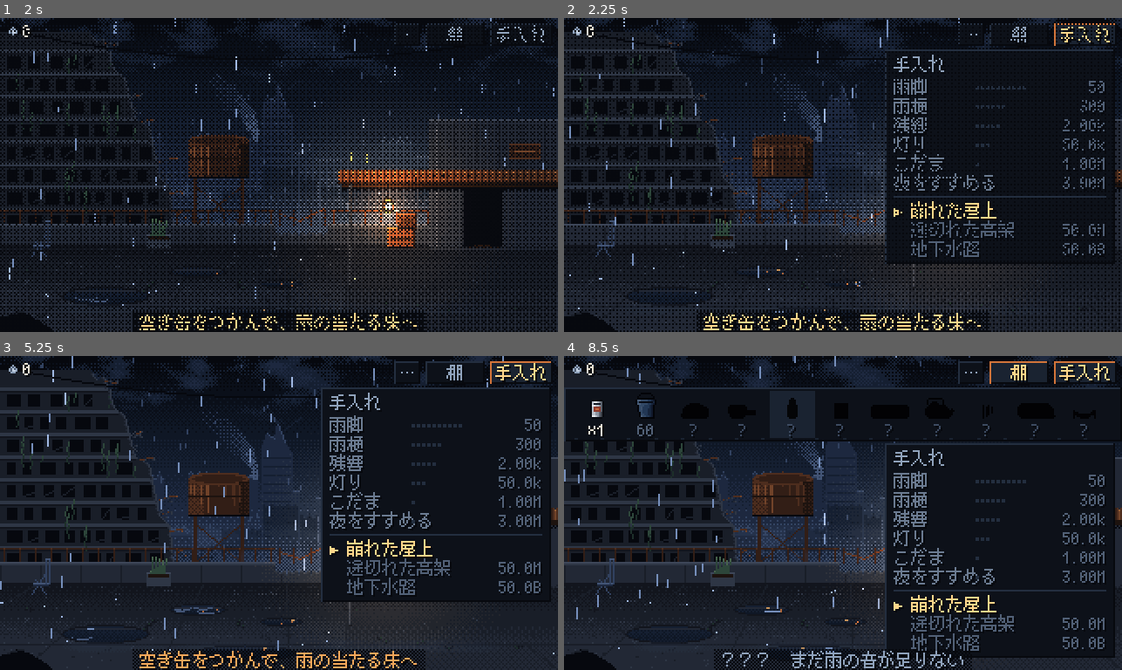
Above: before the commit, frames 1-4 (two rows, left to right).
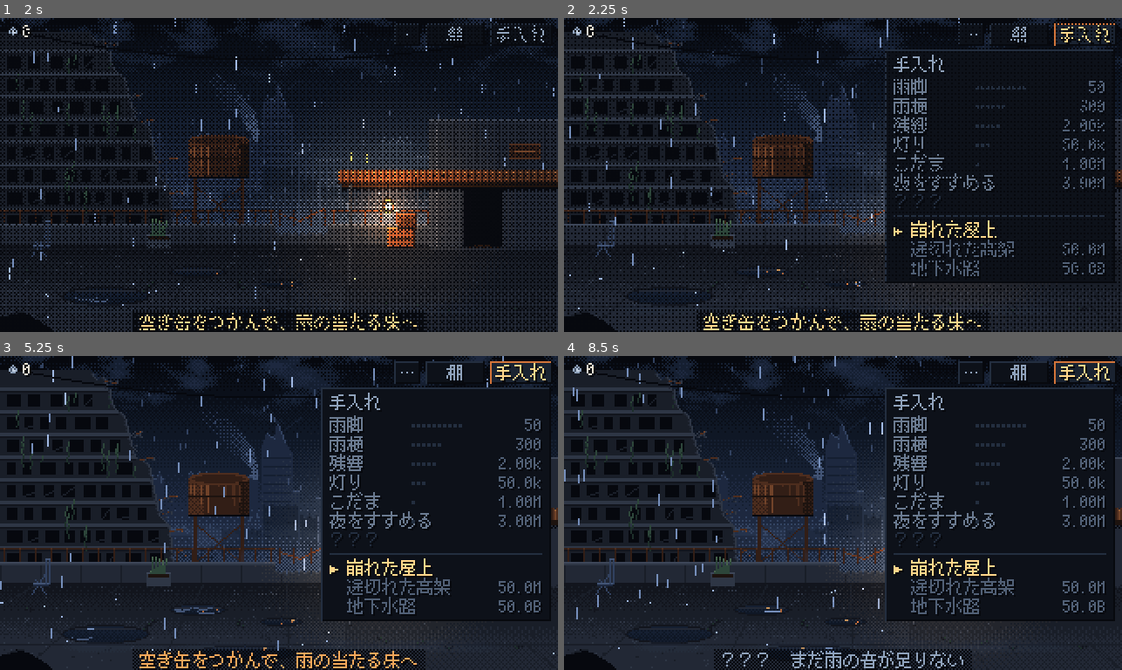
Above: after the commit, the same moments.

Repository: Tatsubooom/rainpans
Game: Godot game, scene res://src/main.tscn
The game is run twice, just before and just after one commit, with the same random seed, the same clock (stepped at 60 frames per second) and the same inputs.
Inputs (mouse positions are in pixels of both pictures, inside the frame that each line leads up to):
- Up to frame 1 (2 s): tap Enter at 0.5 s; move the mouse to (401, 159) at 0.52 s; hold D 0.53-1.25 s; tap Tab at 0.6 s; click (401, 159) at 0.67 s; tap B at 0.8 s; drag from (167, 190) to (251, 237) at 1.27 s
- Up to frame 2 (2.25 s): move the mouse to (898, 105) at 2.02 s; hold D from 2.03 s (still down); tap U at 2.1 s; click (898, 105) at 2.17 s
- Up to frame 3 (5.25 s): tap E at 2.3 s; release D at 2.75 s; drag from (251, 575) to (111, 465) at 2.77 s; move the mouse to (446, 560) at 3.52 s; hold A 3.53-4.25 s; tap Tab at 3.6 s; click (446, 560) at 3.67 s; tap B at 3.8 s; drag from (111, 465) to (195, 434) at 4.27 s; move the mouse to (306, 513) at 5.02 s; hold S from 5.03 s (still down); tap U at 5.1 s; click (306, 513) at 5.17 s
- Up to frame 4 (8.5 s): tap E at 5.3, 8.3 s; release S at 5.75 s; drag from (759, 434) to (731, 528) at 5.77 s; move the mouse to (965, 497) at 6.52 s; hold D 6.53-7.25 s; tap F at 6.6 s; click (965, 497) at 6.67 s; tap B at 6.8 s; drag from (843, 415) to (815, 575) at 7.27 s; move the mouse to (898, 443) at 8.02 s; hold S from 8.03 s (still down); tap H at 8.1 s; click (898, 443) at 8.17 s

Frame 1 is identical in both runs. In frame 2, 2.6% of the frame differs, in the area x 57-99%, y 56-85%; in frame 3, 3.1%; in frame 4, 10%, in the area x 0-100%, y 1-97%.

Commit message:
雨上がり ending; mutually exclusive panels
- New final upgrade 雨上がりを待つ (after reaching the canal): the rain
  thins and stops, dawn comes up, a quiet title card, then the rain comes
  back and play continues. Adds its own 雨の手帳 line.
- Shelf and 手入れ panels no longer overlap: opening one closes the other
- --speed and --ending debug flags

Co-Authored-By: Claude Opus 5.5 <noreply@anthropic.com>
Claude-Session: https://claude.ai/code/session_01M7oSE8hXtKqED1R5wCUNDn

Diff:
--- a/src/autoload/game.gd
+++ b/src/autoload/game.gd
@@ -40,6 +40,11 @@
 		"name": "夜をすすめる",
 		"desc": "時間が流れはじめる。夕暮れから夜明けまで。",
 		"base": 3.0e6, "growth": 1.0, "max": 1,
+	},
+	"wait": {
+		"name": "雨上がりを待つ",
+		"desc": "いちばん深い場所で、雨がやむのを待つ。",
+		"base": 2.0e13, "growth": 1.0, "max": 1, "requires": "canal",
 	},
 }
 
@@ -142,8 +147,13 @@
 	return u.base * pow(u.growth, level(id))
 
 
+func upgrade_available(id: String) -> bool:
+	var req: String = UPGRADES[id].get("requires", "")
+	return req == "" or req in areas_open
+
+
 func can_upgrade(id: String) -> bool:
-	return level(id) < UPGRADES[id].max and resonance >= upgrade_cost(id)
+	return upgrade_available(id) and level(id) < UPGRADES[id].max and resonance >= upgrade_cost(id)
 
 
 func buy_upgrade(id: String) -> bool:
@@ -241,8 +251,12 @@
 
 
 ## Rain intensity in drops/sec for the main (collidable) layer.
+## `rain_scale` lets the ending let the rain die away.
+var rain_scale := 1.0
+
+
 func rain_rate() -> float:
-	return 110.0 * pow(1.12, level("rain"))
+	return 110.0 * pow(1.12, level("rain")) * rain_scale
 
 
 ## 0..1 used by visuals/audio to pick drizzle..downpour looks.
--- a/src/data/journal.gd
+++ b/src/data/journal.gd
@@ -23,6 +23,7 @@
 	["tarp", "いちばん低い音を敷くと、ほかの音が浮かんで聞こえた。"],
 	["dawn", "雨のまま、朝が来た。"],
 	["all", "集めた音はどこにも残らない。だから、ずっと聴いていられる。"],
+	["ending", "雨上がりを、一度だけ見た。"],
 ]
 
 
--- /dev/null
+++ b/src/ending.gd
@@ -0,0 +1,83 @@
+class_name Ending
+extends Node
+## 雨上がり: the rain thins out and stops, dawn comes up, a quiet title card,
+## and after a while the rain returns and play goes on.
+
+var stage: Stage
+var hud: Hud
+var _t := 0.0
+var _card: Control
+var _said := {}
+
+const RAIN_OUT := 45.0 # seconds for the rain to die away
+const STILL := 40.0 # silence after
+const BACK := 20.0 # rain coming back
+
+
+func _ready() -> void:
+	_card = Control.new()
+	_card.size = Vector2(320, 180)
+	_card.mouse_filter = Control.MOUSE_FILTER_IGNORE
+	_card.texture_repeat = CanvasItem.TEXTURE_REPEAT_ENABLED
+	_card.draw.connect(_draw_card)
+	hud.root.add_child(_card)
+
+
+func _say(key: String, text: String, journal := false) -> void:
+	if _said.has(key):
+		return
+	_said[key] = true
+	if journal:
+		hud.journal_line(text)
+	else:
+		hud.toast(text)
+
+
+func _process(delta: float) -> void:
+	_t += delta
+	if _t < RAIN_OUT:
+		var k := 1.0 - _t / RAIN_OUT
+		Game.rain_scale = k * k
+		Game.debug_phase = lerpf(0.55, 0.8, _t / RAIN_OUT)
+		if _t > 4.0:
+			_say("a", "雨脚が、少しずつ弱くなっていく。", true)
+	elif _t < RAIN_OUT + STILL:
+		Game.rain_scale = 0.0
+		hud.top.visible = _t < RAIN_OUT + 4.0
+		Game.debug_phase = lerpf(0.8, 0.86, (_t - RAIN_OUT) / STILL)
+		_say("b", "雨が、やんだ。", true)
+	elif _t < RAIN_OUT + STILL + BACK:
+		hud.top.visible = true
+		var k := (_t - RAIN_OUT - STILL) / BACK
+		Game.rain_scale = k * k
+		_say("c", "……また、雨の音がする。", true)
+	else:
+		Game.rain_scale = 1.0
+		Game.debug_phase = -1.0
+		if not "ending" in Game.journal:
+			Game.journal.append("ending")
+		Game.save_game()
+		_card.queue_free()
+		queue_free()
+		return
+	stage.apply_upgrades()
+	_card.queue_redraw()
+
+
+func _draw_card() -> void:
+	# The title card fades in during the silence and out as the rain returns.
+	var s := _t - RAIN_OUT - 6.0
+	if s < 0.0 or s > STILL + 6.0:
+		return
+	var a := clampf(s / 4.0, 0.0, 1.0) * clampf((STILL + 6.0 - s) / 6.0, 0.0, 1.0)
+	var tones := [Pal.NIGHT2, Pal.FOG0, Pal.FOG1, Pal.RAIN_HI]
+	var col: Color = tones[mini(3, int(a * 3.99))]
+	var lines := ["Rainpans", "", "おしまい", "最後まで聴いてくれて、ありがとう。"]
+	if a > 0.3:
+		UiKit.dither_strip(_card, Rect2(60, 56, 200, 4 * 13 + 10), Pal.INK)
+	var y := 62
+	for line in lines:
+		if line != "":
+			var w := UiKit.text_width(line)
+			UiKit.text(_card, Vector2(floorf((320 - w) / 2.0), y), line, col, a > 0.5)
+		y += 13
--- a/src/main.gd
+++ b/src/main.gd
@@ -46,9 +46,16 @@
 	hud.drag_requested.connect(stage.begin_shelf_drag)
 	hud.travel.connect(_travel)
 	stage.drum_struck.connect(_on_struck)
+	Game.unlocked.connect(func(what: String):
+		if what == "upgrade:wait":
+			start_ending())
 
 	if not (_args.has("shot") or _args.has("scenario")) or _args.has("intro"):
 		add_child(Intro.new())
+	if _args.has("speed"):
+		Engine.time_scale = float(_args.speed)
+	if _args.has("ending"):
+		start_ending()
 	if _args.has("crow"):
 		stage.critters.debug_sit()
 	if _args.has("settings"):
@@ -62,6 +69,16 @@
 	Synth.warm(Game.owned.keys())
 	if _args.has("scenario"):
 		Scenarios.run(self, _args.scenario)
+
+
+func start_ending() -> void:
+	if get_node_or_null("Ending") != null:
+		return
+	var e := Ending.new()
+	e.name = "Ending"
+	e.stage = stage
+	e.hud = hud
+	add_child(e)
 
 
 func _travel(area_id: String) -> void:
@@ -113,7 +130,7 @@
 func _process(delta: float) -> void:
 	_frame += 1
 	_journal_t += delta
-	if _journal_t > 2.0:
+	if _journal_t > 2.0 and get_node_or_null("Ending") == null:
 		_journal_t = 0.0
 		for id in Journal.reached(Game.hits_total):
 			if not id in Game.journal and not id in _journal_queue:
@@ -126,5 +143,5 @@
 	if _args.has("shot") and _frame == int(_args.get("frames", "90")):
 		var img := get_viewport().get_texture().get_image()
 		img.save_png(_args.shot)
-		print("shot saved: ", _args.shot, " res=", Game.resonance, " hits=", hits, " fps=", Engine.get_frames_per_second())
+		print("shot saved: ", _args.shot, " res=", Game.resonance, " hits=", hits, " fps=", Engine.get_frames_per_second(), " t=", Game.play_time)
 		get_tree().quit()
--- a/src/ui/hud.gd
+++ b/src/ui/hud.gd
@@ -60,6 +60,8 @@
 
 func toggle_shelf() -> void:
 	shelf.visible = not shelf.visible
+	if shelf.visible:
+		upgrades.visible = false
 	_layout()
 	_tutorial()
 
@@ -122,6 +124,8 @@
 
 func toggle_upgrades() -> void:
 	upgrades.visible = not upgrades.visible
+	if upgrades.visible:
+		shelf.visible = false
 	_layout()
 
 
@@ -130,7 +134,7 @@
 	top.upgrades_open = upgrades.visible
 	top.queue_redraw()
 	info_line.position = Vector2(0, 168)
-	upgrades.position = Vector2(320 - 136, (18 + Shelf.HEIGHT + 1) if shelf.visible else 18)
+	upgrades.position = Vector2(320 - 136, 18)
 	if stage:
 		stage.shelf_rect = Rect2(shelf.position, shelf.size) if shelf.visible else Rect2()
 
--- a/src/ui/upgrades_panel.gd
+++ b/src/ui/upgrades_panel.gd
@@ -7,7 +7,7 @@
 
 const ROW_H := 11
 const SEP_H := 5
-const ORDER := ["rain", "drip", "reverb", "lamp", "echo", "time"]
+const ORDER := ["rain", "drip", "reverb", "lamp", "echo", "time", "wait"]
 
 var _hover := -1
 
@@ -86,6 +86,8 @@
 	match row.kind:
 		"up":
 			var u: Dictionary = Game.UPGRADES[row.id]
+			if not Game.upgrade_available(row.id):
+				return "？？？　もっと深い場所で"
 			if Game.level(row.id) >= u.max:
 				return "%s　%s　（これ以上はない）" % [u.name, u.desc]
 			return "%s　%s　響き %s" % [u.name, u.desc, Game.fmt(Game.upgrade_cost(row.id))]
@@ -117,6 +119,9 @@
 				var maxed: bool = lv >= u.max
 				var cost := Game.upgrade_cost(row.id)
 				var name_col := Pal.BONE if lv > 0 else Pal.FOG2
+				if not Game.upgrade_available(row.id):
+					UiKit.text(self, Vector2(5, y), "？？？", Pal.NIGHT3)
+					continue
 				UiKit.text(self, Vector2(5, y), u.name, name_col)
 				# Level pips.
 				var pips: int = mini(u.max, 10)
